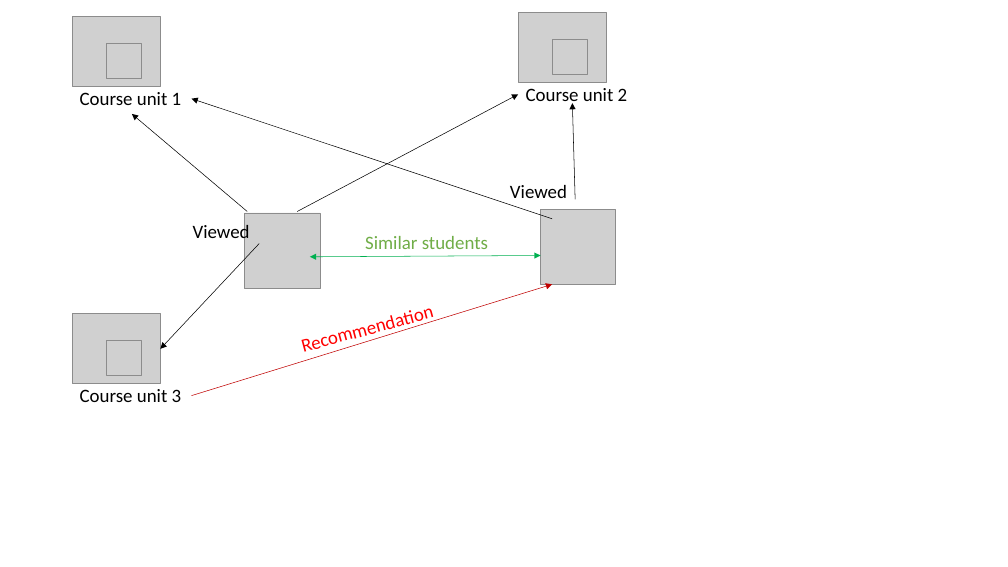
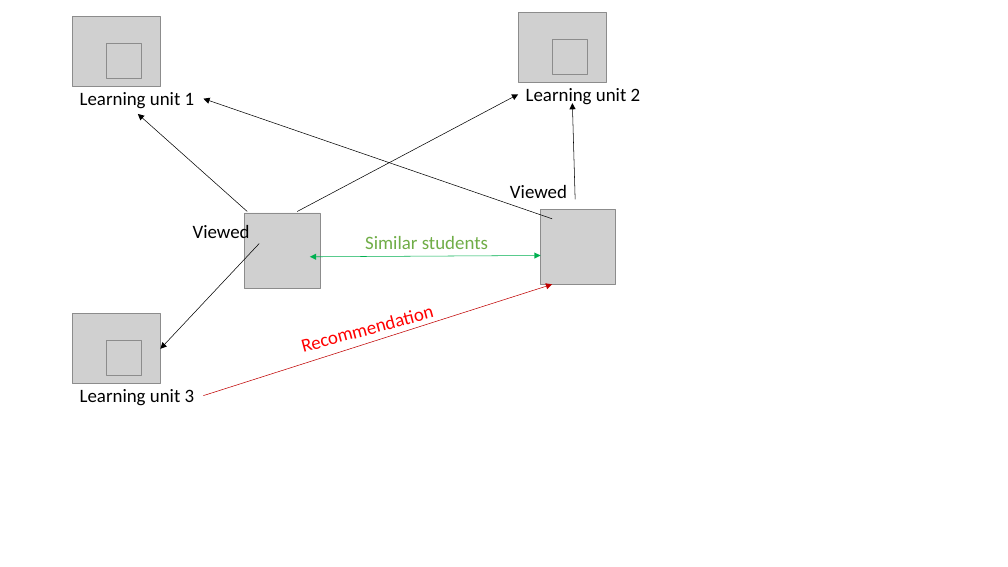
Before and after one commit to arnaudzobel/Lecture-Reccomendersystem, a slide deck: slide 1 of ausarbeitung/bilder.odp. Drawn at 1008x567 pixels with LibreOffice and Linux fonts; fonts in the diff are those of the drawing; grey boxes stand for pictures. Boxes give left, top, right and bottom in pixels: in the first picture for what was removed or moved away, otherwise in the second. Text is boxed around its words. In the diff, an @@ line names an element or a change of style, - is before the commit and + after.

```diff
--- a/ausarbeitung/bilder.odp
+++ b/ausarbeitung/bilder.odp
@@ text at bbox=[526, 88, 641, 107]: text changed @@
-Course unit 2
+Learning unit 2
@@ text at bbox=[80, 92, 195, 109]: text changed @@
-Course unit 1
+Learning unit 1
@@ arrow moved from (247, 212) - (132, 114) to (247, 212) - (138, 114) @@
@@ arrow moved from (552, 219) - (191, 98) to (552, 219) - (203, 98) @@
@@ arrow moved from (191, 395) - (552, 284) to (203, 395) - (552, 284) @@
@@ text at bbox=[80, 389, 195, 406]: text changed @@
-Course unit 3
+Learning unit 3
```
Also in this commit, not shown: 4 other slides changed, 13 other files.
